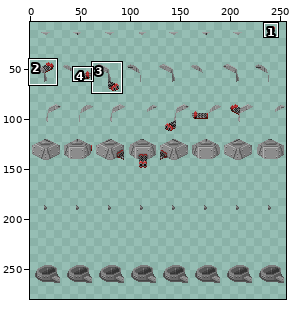
Two versions of one sprite sheet, Resources/ORK/grey_small_ork_turret.png. Above, an overview of the earlier version with the close-up marked.
Close-up. Before the commit:
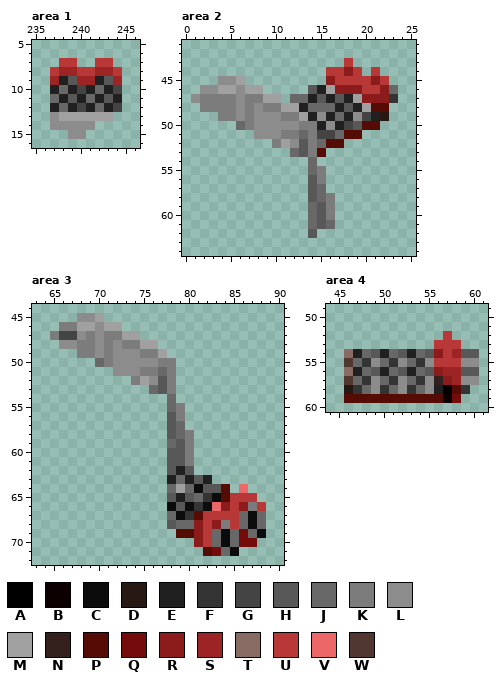
The file is 256x320 pixels. Shown: area 1: x 235..246, y 5..16; area 2: x 0..25, y 41..64; area 3: x 63..90, y 44..72; area 4: x 44..61, y 49..60. The wide view leaves out empty margins. The commit also changed other parts of the picture, which this record leaves out.
Palette (. is transparent): A #000000  B #0c0000  C #0c0c0c  D #281814  E #202020  F #343434  G #444444  H #585858  J #686868  K #7c7c7c  L #8c8c8c  M #a0a0a0  N #34201c  P #540c04  Q #740c0c  R #8c1c1c  S #9c2424  T #886c64  U #b83838  V #ec6868  W #503830
Pixels before, area 1, first column x 237:
 7 .UU..UU.
 8 USSUUSSU
 9 SEHSSEHS
10 EJEGEJEG
11 JEHEJEHE
12 EJEGEJEG
13 LMMMMMM.
14 LLLLL...
15 ..LL....
Pixels before, area 2, first column x 1:
43 .................U.....
44 ...............UURU.U..
45 ...LLM.........RUUUURU.
46 .LLMMLMM.....HEMRRRUURJ
47 LKKKKLKKMM.JJEHEHEMRRRF
48 .KKKKLKLKKMMEJJJEHEMPP.
49 ...KKLKLLLKKMELEJELGED.
50 .....JKLLLLLKKELEGHPP..
51 .......LLLKKJKGGJPP....
52 .........KMLHKJPP......
53 ...........JHKP........
54 .............J.........
55 .............JK........
56 .............HK........
57 .............HJ........
58 .............HJK.......
59 .............JHK.......
60 .............JHK.......
61 .............JHJ.......
62 .............H.........
Pixels before, area 3, first column x 65:
45 ...LLM..................
46 .KKMMLMM................
47 KGGLKLKKMM..............
48 .LLKKLKLKKMM............
49 ...KKLKLLLKKM...........
50 .....JKLLLLLKK..........
51 .......LLLKKJK..........
52 .........KMLHK..........
53 ...........JHK..........
54 .............J..........
55 .............JK.........
56 .............HK.........
57 .............HJ.........
58 .............HJK........
59 .............JHK........
60 .............HHK........
61 .............HHK........
62 .............HEH........
63 .............EJEHE......
64 .............JMJCHHP.V..
65 .............HEHJFCPUUU.
66 .............CHCFCVRURKU
67 .............JCFPUUUUJCJ
68 .............HJJRURKUJCJ
69 ..............PPRUJCJQJC
70 ................RUJCJQQ.
71 .................PQJC...
Pixels before, area 4, first column x 46:
52 ...........U...
53 ..........UUU..
54 TEJHEJHEJHRUSHH
55 WJFLJFLJFLUUULL
56 TEJHEJHEJHRSSHH
57 WJFLJFLJFLNRSLL
58 DFJLFJLFJLEAPF.
59 PPPPPPPPPPPBQ..
The same view after the edit:
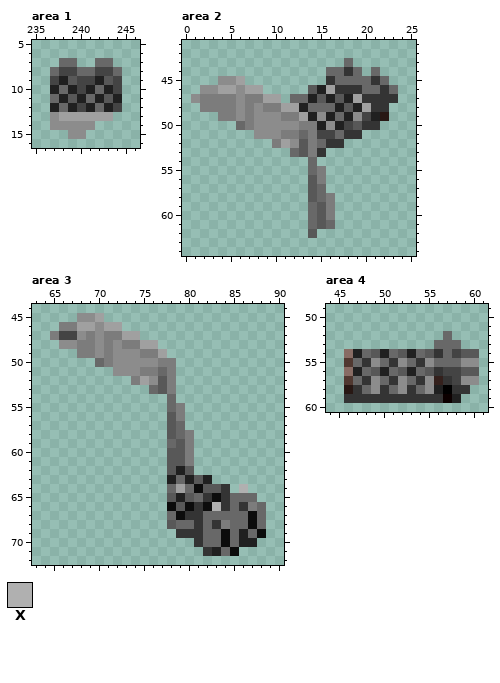
Colours new in this view: X #b0b0b0
The exact change:
Area 1:
y 7: x 238..239 UU -> JJ; x 242..243 UU -> JJ
y 8: x 237..244 USSUUSSU -> JGGJJGGJ
y 9: x 237 S -> G; x 240..241 SS -> GG; x 244 S -> G
Area 2:
y 43: x 18 U -> J
y 44: x 16..19 UURU -> JJFJ; x 21 U -> J
y 45: x 16..22 RUUUURU -> FJJJJFJ
y 46: x 17..22 RRRUUR -> FFFJJF
y 47: x 20..22 RRR -> FFF
y 48: x 21..22 PP -> FF
y 50: x 20..21 PP -> FF
y 51: x 18..19 PP -> FF
y 52: x 16..17 PP -> FF
y 53: x 15 P -> F
Area 3:
y 64: x 84 P -> F; x 86 V -> X
y 65: x 84..87 PUUU -> FJJJ
y 66: x 83..86 VRUR -> XFJF; x 88 U -> J
y 67: x 81..85 PUUUU -> FJJJJ
y 68: x 81..83 RUR -> FJF; x 85 U -> J
y 69: x 79..82 PPRU -> FFFJ; x 86 Q -> E
y 70: x 81..82 RU -> FJ; x 86..87 QQ -> EE
y 71: x 82..83 PQ -> FE
Area 4:
y 52: x 57 U -> J
y 53: x 56..58 UUU -> JJJ
y 54: x 56..58 RUS -> FJG
y 55: x 56..58 UUU -> JJJ
y 56: x 56..58 RSS -> FGG
y 57: x 57..58 RS -> FG
y 58: x 58 P -> F
y 59: x 46..56 PPPPPPPPPPP -> FFFFFFFFFFF; x 58 Q -> E
